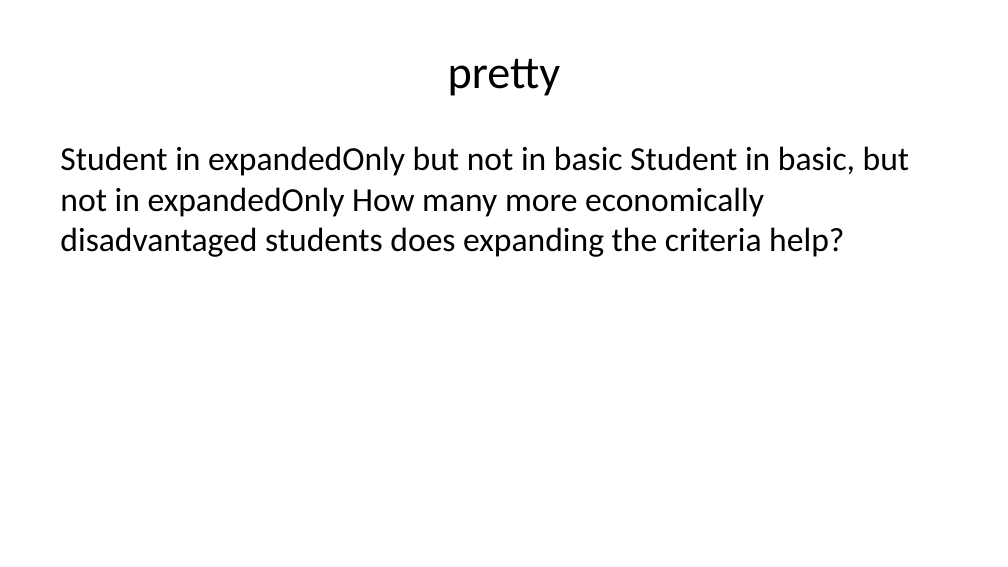
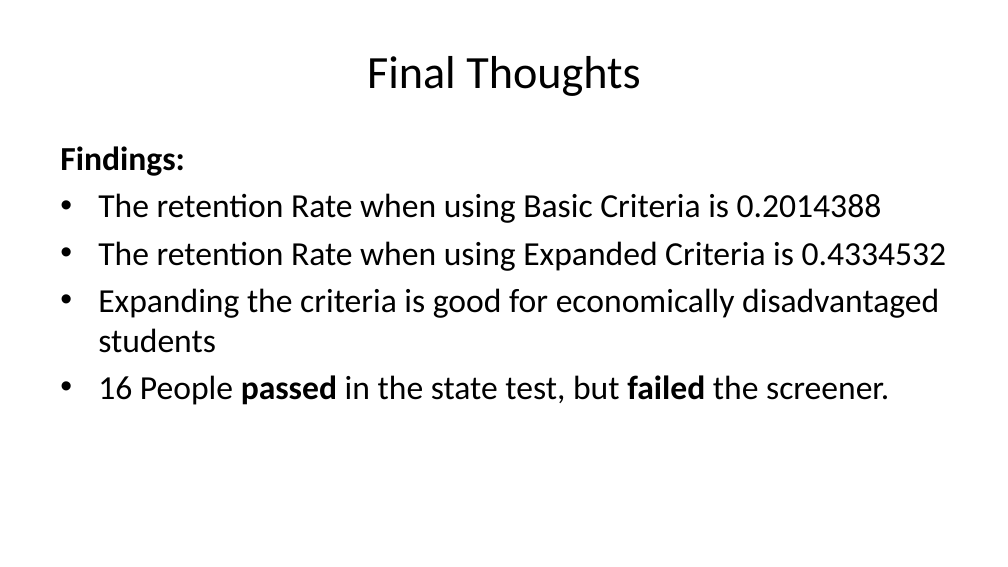
Before and after one commit to guhatanuj/DHCE-Project, a slide deck: slide 7 of Guha-s-Work.pptx. Drawn at 1008x567 pixels with LibreOffice and Linux fonts; fonts in the diff are those of the drawing. Boxes give left, top, right and bottom in pixels: in the first picture for what was removed or moved away, otherwise in the second. Text is boxed around its words. In the diff, an @@ line names an element or a change of style, - is before the commit and + after.

```diff
--- a/Guha-s-Work.pptx
+++ b/Guha-s-Work.pptx
@@ title at [367, 56, 640, 96]: text changed @@
-pretty
+Final Thoughts
@@ text at [60, 146, 947, 405]: text changed @@
-Student in expandedOnly but not in basic Student in basic, but not in expandedOnly How many more economically disadvantaged students does expanding the criteria help?
+Findings:
+• The retention Rate when using Basic Criteria is 0.2014388
+• The retention Rate when using Expanded Criteria is 0.4334532
+• Expanding the criteria is good for economically disadvantaged students
+• 16 People passed in the state test, but failed the screener.
```
Also in this commit, not shown: 2 other slides changed, 1 slide added, 1 slide removed, 1 other file.
